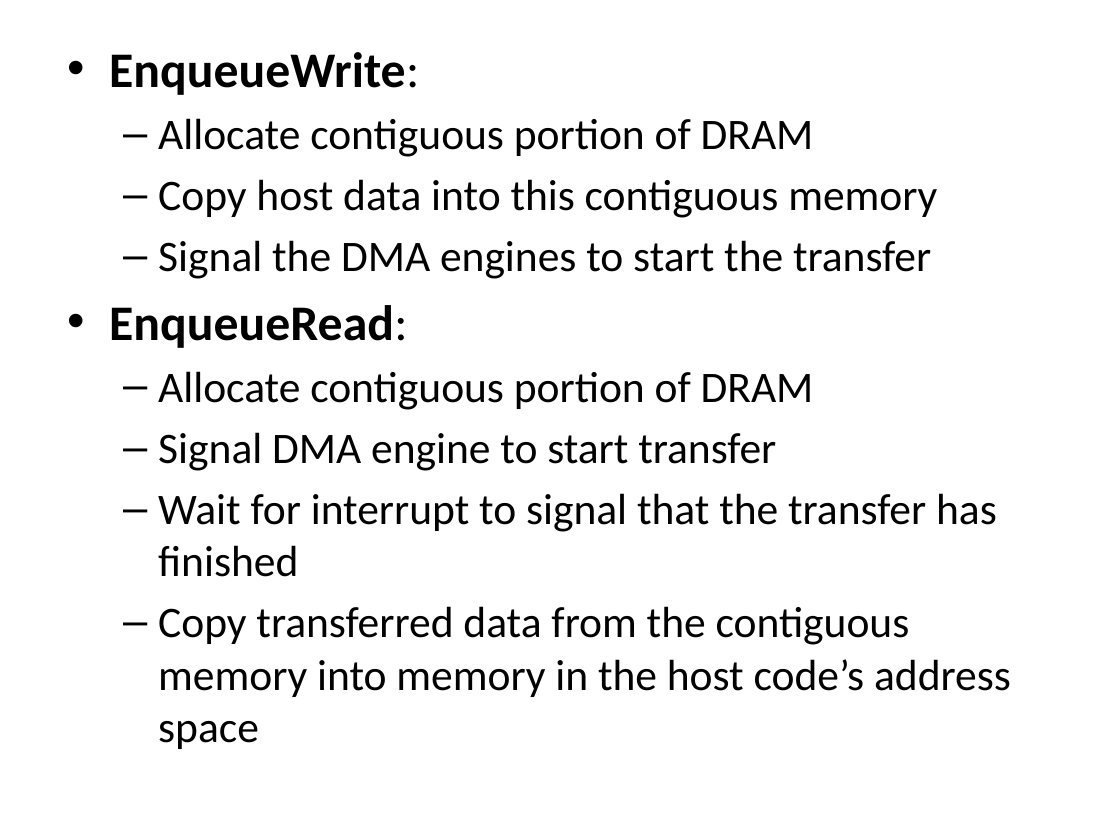
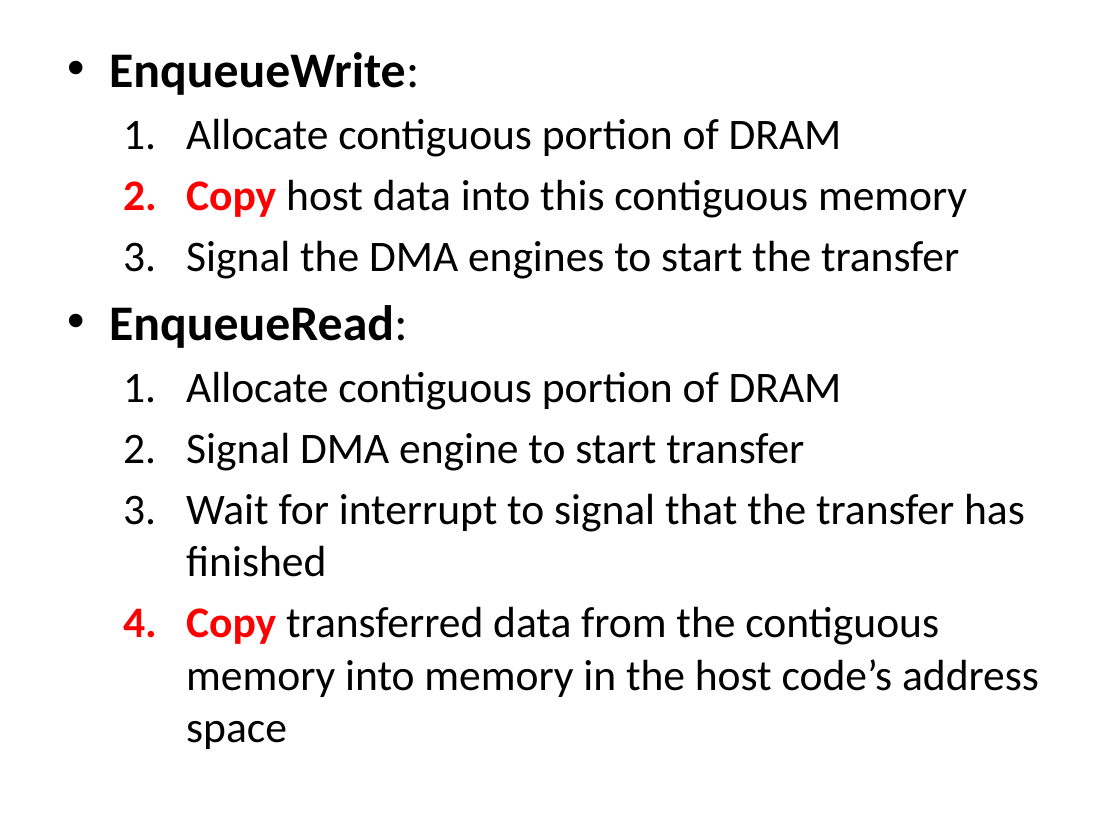
Before and after one commit to UoB-HPC/opencl-training-code, a slide deck: slide 21 of slides/advanced_part1.pptx. Drawn at 1120x840 pixels with LibreOffice and Linux fonts; fonts in the diff are those of the drawing. Boxes give left, top, right and bottom in pixels: in the first picture for what was removed or moved away, otherwise in the second. Text is boxed around its words. In the diff, an @@ line names an element or a change of style, - is before the commit and + after.

```diff
--- a/slides/advanced_part1.pptx
+++ b/slides/advanced_part1.pptx
@@ text at [186,118,1039,749]: text colour #000000 to #FF0000, bold on in "Copy", "Copy"; bullet – to 1. @@
```
Also in this commit, not shown: 12 other slides changed.
